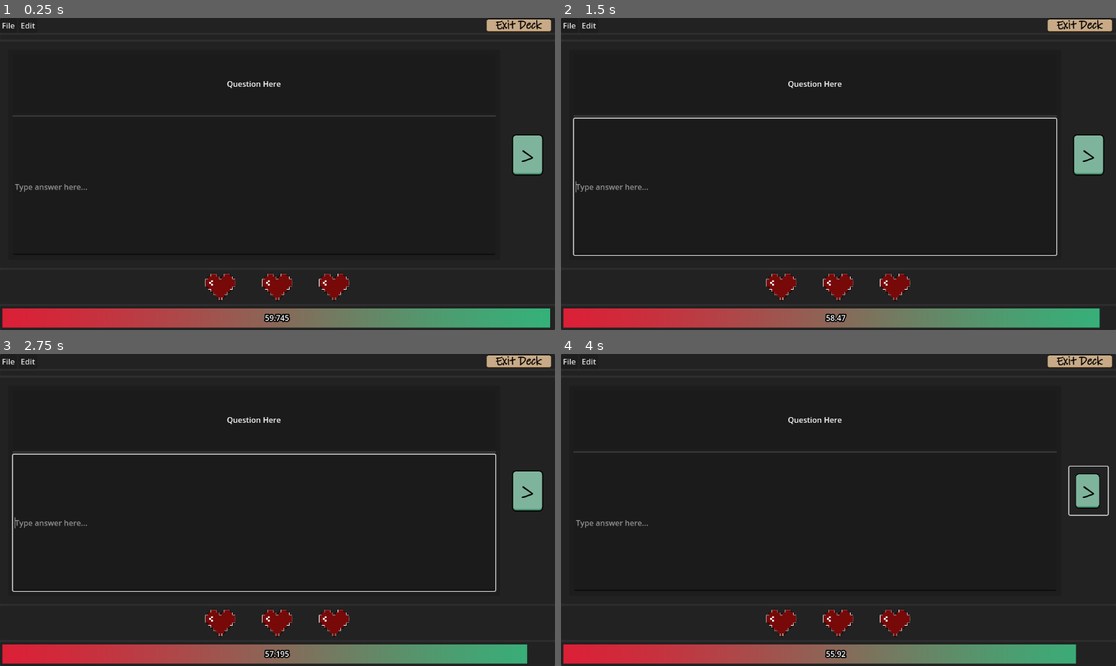
Above: before the commit, frames 1-4 (two rows, left to right).
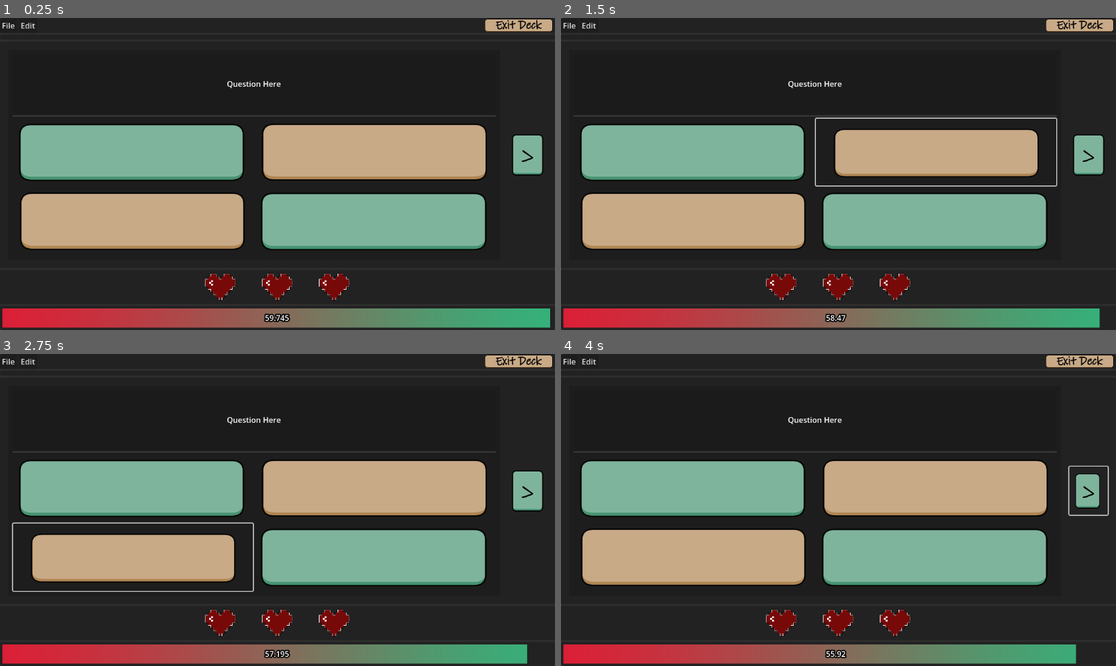
Above: after the commit, the same moments.

Repository: J-Four/Team-9-OOSE
Game: Godot game, scene res://Scenes/playDeck.tscn
The game is run twice, just before and just after one commit, with the same random seed, the same clock (stepped at 60 frames per second) and the same inputs. This scene is started directly instead of the project's main scene.
Inputs (mouse positions are in pixels of both pictures, inside the frame that each line leads up to):
- Up to frame 1 (0.25 s): no input
- Up to frame 2 (1.5 s): click (694, 152) at 0.52 s; click (938, 152) at 1.27 s
- Up to frame 3 (2.75 s): click (133, 556) at 2.02 s
- Up to frame 4 (4 s): click (938, 556) at 2.77 s; click ">" at 3.5 s

The runs differ from the first frame. In frame 1, 29% of the frame differs, in the area x 2-100%, y 0-75%; in frame 2, 28%; in frame 3, 28%; in frame 4, 29%.
Error in both runs: Invalid access to property or key 'Cards' on a base object of type 'Dictionary'. (res://scripts/playScreen.gd:49)

Commit message:
fixed some issues with update display with different answer formats

Diff:
--- a/testinggodot/Assets/Themes/OrangeButton.tres
+++ b/testinggodot/Assets/Themes/OrangeButton.tres
@@ -42,7 +42,7 @@
 
 [sub_resource type="StyleBoxTexture" id="StyleBoxTexture_xfeft"]
 texture = ExtResource("1_m8e2m")
-region_rect = Rect2(192, 1380, 793, 248)
+region_rect = Rect2(206, 1380, 769, 248)
 
 [sub_resource type="StyleBoxFlat" id="StyleBoxFlat_xshks"]
 content_margin_left = 4.0
--- a/testinggodot/Scenes/playDeck.tscn
+++ b/testinggodot/Scenes/playDeck.tscn
@@ -1,10 +1,11 @@
-[gd_scene load_steps=11 format=3 uid="uid://deafssq11jyu2"]
+[gd_scene load_steps=12 format=3 uid="uid://deafssq11jyu2"]
 
 [ext_resource type="Script" path="res://scripts/playScreen.gd" id="1_om22i"]
 [ext_resource type="Theme" uid="uid://cta3fyluiaeg0" path="res://Assets/Themes/OrangeButton.tres" id="2_o5kyd"]
 [ext_resource type="PackedScene" uid="uid://divht6dg4fur2" path="res://Scenes/CardProgressLabel.tscn" id="3_30y6a"]
 [ext_resource type="Theme" uid="uid://d11c37qf38urw" path="res://Assets/Themes/arrowButton.tres" id="3_wb6ev"]
 [ext_resource type="Theme" uid="uid://22467k66gk57" path="res://Assets/Themes/RedHeart.tres" id="4_8gpma"]
+[ext_resource type="Theme" uid="uid://d3pis5jvba6vf" path="res://Assets/Themes/GreenButton.tres" id="5_v6alf"]
 [ext_resource type="Texture2D" uid="uid://bx7pqymtd37xo" path="res://Assets/Images/RedHeart.png" id="6_n6s0q"]
 
 [sub_resource type="StyleBoxFlat" id="StyleBoxFlat_wov2c"]
@@ -158,9 +159,61 @@
 placeholder_text = "Answer Here"
 
 [node name="AnswerLineEdit" type="LineEdit" parent="PanelContainer/VBoxContainer/PanelContainer2/MarginContainer/HBoxContainer/PanelContainer/MarginContainer/VBoxContainer"]
+visible = false
 layout_mode = 2
 size_flags_vertical = 3
 placeholder_text = "Type answer here..."
+
+[node name="TrueFalseChoice" type="HBoxContainer" parent="PanelContainer/VBoxContainer/PanelContainer2/MarginContainer/HBoxContainer/PanelContainer/MarginContainer/VBoxContainer"]
+visible = false
+layout_mode = 2
+size_flags_vertical = 3
+
+[node name="TrueButton" type="Button" parent="PanelContainer/VBoxContainer/PanelContainer2/MarginContainer/HBoxContainer/PanelContainer/MarginContainer/VBoxContainer/TrueFalseChoice"]
+layout_mode = 2
+size_flags_horizontal = 3
+theme = ExtResource("5_v6alf")
+theme_override_font_sizes/font_size = 50
+text = "True"
+
+[node name="FalseButton" type="Button" parent="PanelContainer/VBoxContainer/PanelContainer2/MarginContainer/HBoxContainer/PanelContainer/MarginContainer/VBoxContainer/TrueFalseChoice"]
+layout_mode = 2
+size_flags_horizontal = 3
+theme = ExtResource("2_o5kyd")
+theme_override_font_sizes/font_size = 50
+text = "False"
+
+[node name="MultipleChoice" type="VBoxContainer" parent="PanelContainer/VBoxContainer/PanelContainer2/MarginContainer/HBoxContainer/PanelContainer/MarginContainer/VBoxContainer"]
+layout_mode = 2
+size_flags_vertical = 3
+
+[node name="HBoxContainer" type="HBoxContainer" parent="PanelContainer/VBoxContainer/PanelContainer2/MarginContainer/HBoxContainer/PanelContainer/MarginContainer/VBoxContainer/MultipleChoice"]
+layout_mode = 2
+size_flags_vertical = 3
+
+[node name="A1Button" type="Button" parent="PanelContainer/VBoxContainer/PanelContainer2/MarginContainer/HBoxContainer/PanelContainer/MarginContainer/VBoxContainer/MultipleChoice/HBoxContainer"]
+layout_mode = 2
+size_flags_horizontal = 3
+theme = ExtResource("5_v6alf")
+
+[node name="A2Button" type="Button" parent="PanelContainer/VBoxContainer/PanelContainer2/MarginContainer/HBoxContainer/PanelContainer/MarginContainer/VBoxContainer/MultipleChoice/HBoxContainer"]
+layout_mode = 2
+size_flags_horizontal = 3
+theme = ExtResource("2_o5kyd")
+
+[node name="HBoxContainer2" type="HBoxContainer" parent="PanelContainer/VBoxContainer/PanelContainer2/MarginContainer/HBoxContainer/PanelContainer/MarginContainer/VBoxContainer/MultipleChoice"]
+layout_mode = 2
+size_flags_vertical = 3
+
+[node name="A3Button" type="Button" parent="PanelContainer/VBoxContainer/PanelContainer2/MarginContainer/HBoxContainer/PanelContainer/MarginContainer/VBoxContainer/MultipleChoice/HBoxContainer2"]
+layout_mode = 2
+size_flags_horizontal = 3
+theme = ExtResource("2_o5kyd")
+
+[node name="A4Button" type="Button" parent="PanelContainer/VBoxContainer/PanelContainer2/MarginContainer/HBoxContainer/PanelContainer/MarginContainer/VBoxContainer/MultipleChoice/HBoxContainer2"]
+layout_mode = 2
+size_flags_horizontal = 3
+theme = ExtResource("5_v6alf")
 
 [node name="NextArrow" type="Button" parent="PanelContainer/VBoxContainer/PanelContainer2/MarginContainer/HBoxContainer"]
 custom_minimum_size = Vector2(80, 100)
--- a/testinggodot/scripts/CreateDeckScripts/CreateDeck.gd
+++ b/testinggodot/scripts/CreateDeckScripts/CreateDeck.gd
@@ -89,11 +89,38 @@
 func update_display_to_card(card_idx: int) -> void:
 	# Loading in what is saved to "cards"
 	question_line_edit.text = new_deck["Cards"][card_idx]["Question"]
-	answer_edit.text = new_deck["Cards"][card_idx]["Answer"]
+	if(new_deck["Cards"][card_idx]["Multiple Choice"]):
+		_on_answer_option_item_selected(1)
+		answer_options.selected = 1
+		update_multiple_choice()
+	if(new_deck["Cards"][card_idx]["Free Response"]):
+		_on_answer_option_item_selected(0)
+		answer_options.selected = 0
+		answer_edit.text = new_deck["Cards"][card_idx]["Answer"]
+	if(new_deck["Cards"][card_idx]["T/F Choice"]):
+		_on_answer_option_item_selected(2)
+		answer_options.selected = 2
 	case_checkbox.set_pressed_no_signal(new_deck["Cards"][card_idx]["Case sensitive"])
 	space_checkbox.set_pressed_no_signal(new_deck["Cards"][card_idx]["Space sensitive"])
 	update_nav_label()
 
+func update_multiple_choice() -> void:
+	a1_line_edit.text = new_deck["Cards"][current_card]["Multiple Answers"]["answer1"]
+	a2_line_edit.text = new_deck["Cards"][current_card]["Multiple Answers"]["answer2"]
+	a3_line_edit.text = new_deck["Cards"][current_card]["Multiple Answers"]["answer3"]
+	a4_line_edit.text = new_deck["Cards"][current_card]["Multiple Answers"]["answer4"]
+	a1_checkbox.button_pressed = false
+	a2_checkbox.button_pressed = false
+	a3_checkbox.button_pressed = false
+	a4_checkbox.button_pressed = false
+	if(new_deck["Cards"][current_card]["Answer"] == "1"):
+		a1_checkbox.button_pressed = true
+	if(new_deck["Cards"][current_card]["Answer"] == "2"):
+		a2_checkbox.button_pressed = true
+	if(new_deck["Cards"][current_card]["Answer"] == "3"):
+		a3_checkbox.button_pressed = true
+	if(new_deck["Cards"][current_card]["Answer"] == "4"):
+		a4_checkbox.button_pressed = true
 
 # Changes the current_card index to passed int and updates display.
 func change_card(card_idx: int) -> void:
@@ -177,6 +204,8 @@
 		p.show()
 	else:
 		Global.write_deck(json_string, deck_name)
+
+	get_tree().change_scene_to_file("res://Scenes/MainSceneControl.tscn")
 
 
 # Update deck name when the user changes the deck name line edit
@@ -229,6 +258,7 @@
 		new_deck["Cards"][current_card]["Free Response"] = false
 		new_deck["Cards"][current_card]["Multiple Choice"] = true
 		new_deck["Cards"][current_card]["T/F Choice"] = false
+		update_multiple_choice()
 	if(index == 2): #t/f responce becomes visible
 		answer_edit.set_visible(false)
 		multiple_choice_format.set_visible(false)
--- a/testinggodot/scripts/playScreen.gd
+++ b/testinggodot/scripts/playScreen.gd
@@ -93,7 +93,8 @@
 # the passed index value, and resets the answer line edit to be empty.
 func display_card(card_idx: int):
 	QLabel.text = cards[card_idx]["Question"]
-	answer_line_edit.text = ""
+	if(cards[card_idx]["Free Responce"] == true):
+		answer_line_edit.text = ""
 
 
 # This function is called when the user clicks on the next arrow button.
